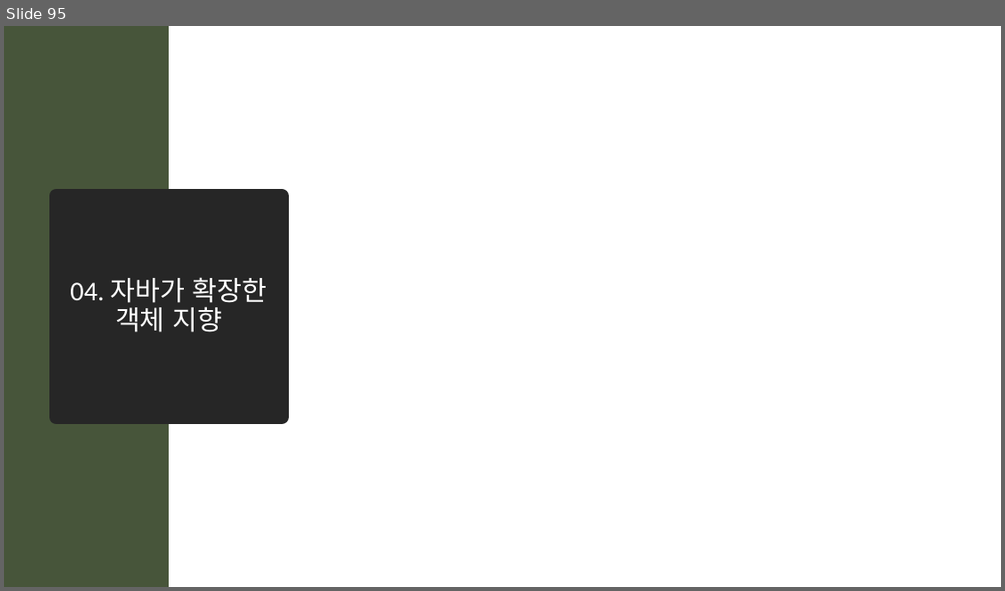
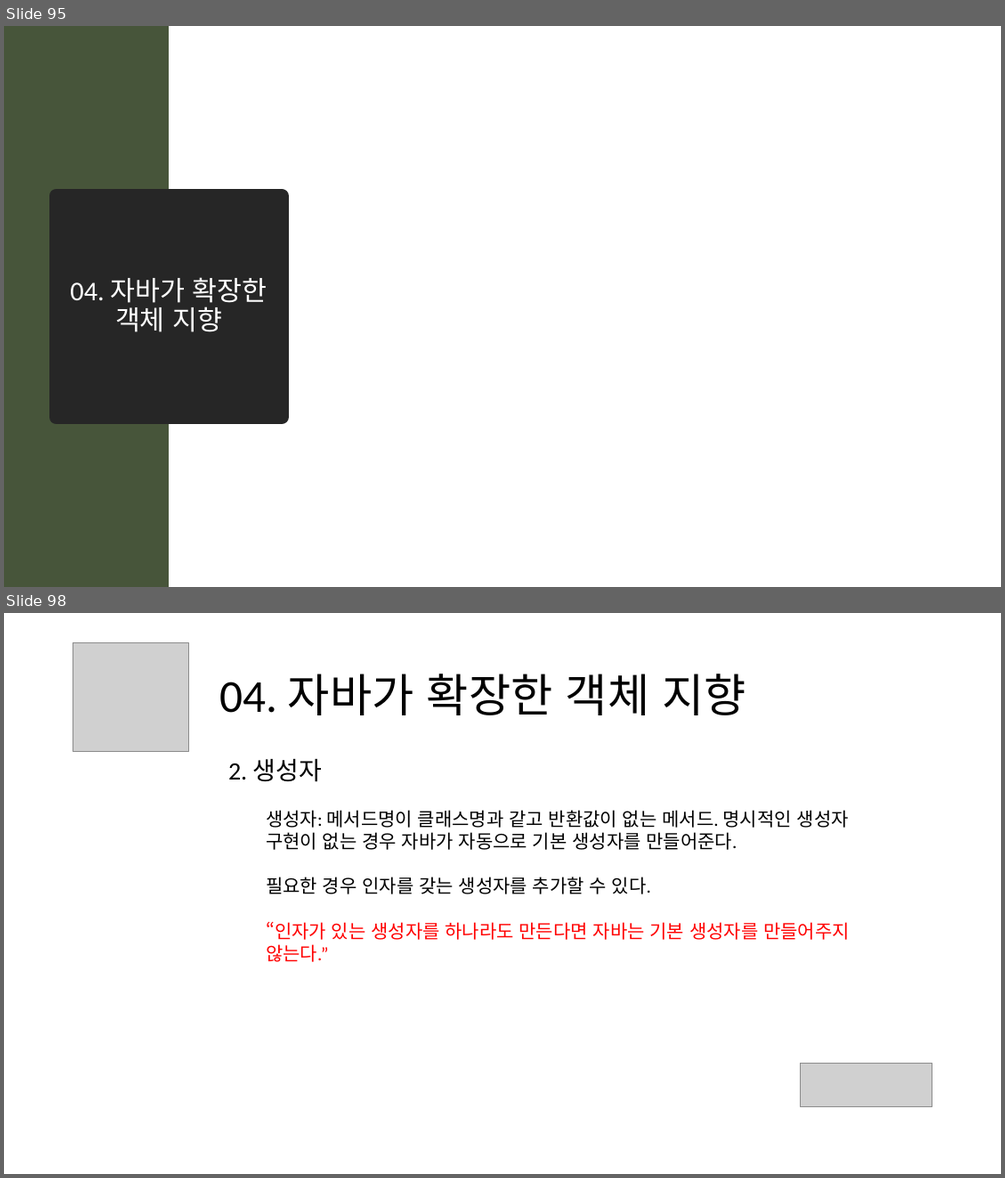
Before and after one commit to mazdah/HTTPTest, a slide deck: docs/스프링 입문을 위한 객체 지향의 원리와 이해 .pptx. Shown one above the other, each under a label of ours: slide 95 before the commit, slides 95 and 98 after it; the slides between them are not shown. The pictures are 1005x591 and 1005x1178 pixels, drawn with LibreOffice and Linux fonts; fonts in the diff are those of the drawing; grey boxes stand for pictures; background and template pictures are left out. Boxes give left, top, right and bottom in pixels: in the first picture for what was removed or moved away, otherwise in the second. Text is boxed around its words. In the diff, an @@ line names an element or a change of style, - is before the commit and + after.

Commit message:
-  4-2 생성자까지 정리

```diff
--- a/docs/스프링 입문을 위한 객체 지향의 원리와 이해 .pptx
+++ b/docs/스프링 입문을 위한 객체 지향의 원리와 이해 .pptx
@@ slide 98 added at (x1=4, y1=613, x2=1001, y2=1174), background #FFFFFF @@
@@ picture added at (x1=73, y1=643, x2=189, y2=751) @@
@@ title added at (x1=219, y1=674, x2=746, y2=715), 44 pt, text #000000 @@
+04. 자바가 확장한 객체 지향
@@ text added at (x1=228, y1=758, x2=850, y2=962), 18 pt, text #000000 @@
+2. 생성자
+  생성자: 메서드명이 클래스명과 같고 반환값이 없는 메서드. 명시적인 생성자 구현이 없는 경우 자바가 자동으로 기본 생성자를 만들어준다.
+  필요한 경우 인자를 갖는 생성자를 추가할 수 있다.
+  “인자가 있는 생성자를 하나라도 만든다면 자바는 기본 생성자를 만들어주지 않는다.”
@@ picture added at (x1=801, y1=1063, x2=933, y2=1107) @@
```
Also in this commit, not shown: 2 other slides added.
